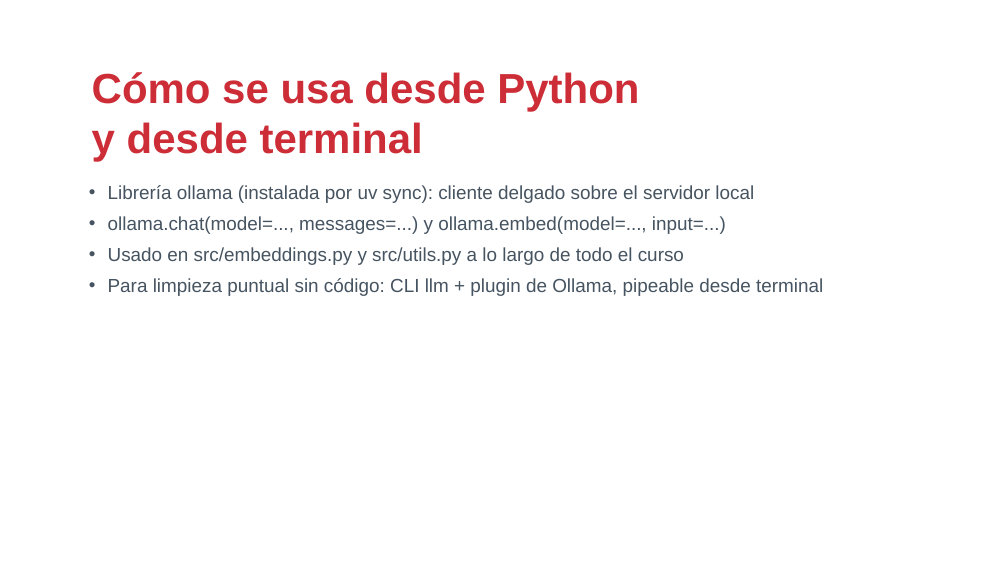
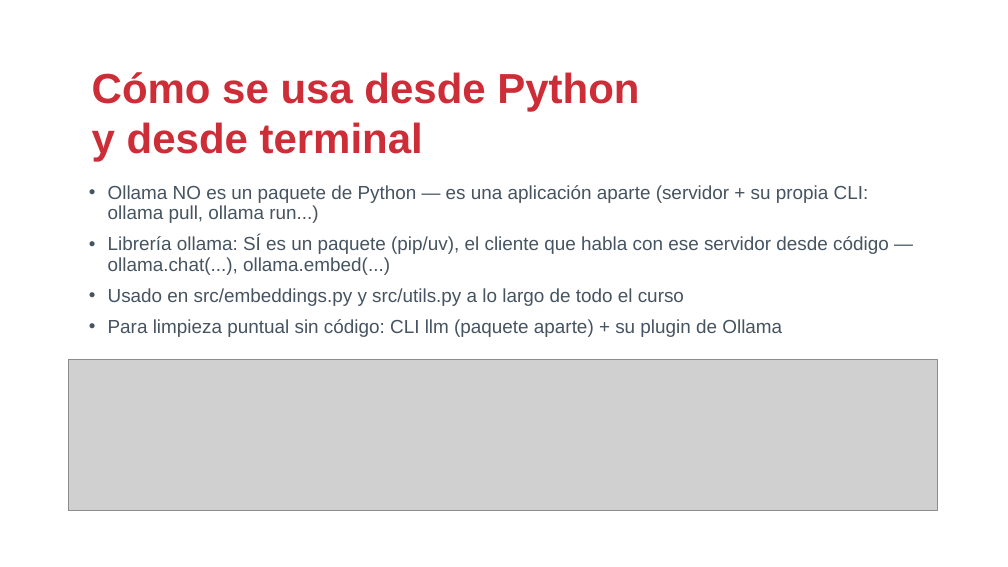
Before and after one commit to drj3ky11/FearOfTheDark, a slide deck: slide 11 of bloque3_setup/csbc26_b3_setup.pptx (slide 8 before the commit). Drawn at 1008x567 pixels with LibreOffice and Linux fonts; fonts in the diff are those of the drawing; grey boxes stand for pictures; background and template pictures are left out. Boxes give left, top, right and bottom in pixels: in the first picture for what was removed or moved away, otherwise in the second. Text is boxed around its words. In the diff, an @@ line names an element or a change of style, - is before the commit and + after.

Commit message:
docs(bloque3): corregir fondo de sección, chromadb, terminología Ollama y rellenar huecos visuales
- Repara el fondo de la diapositiva de sección 1 (se había roto en una
  edición manual, quedaba lavado/ilegible).
- Acorta el título de "Nuestros dos modelos" para que no envuelva a dos
  líneas y choque con las columnas.
- Aclara la confusión sobre Ollama: el servidor/CLI de Ollama NO es un
  paquete de Python (se instala aparte); la librería `ollama` y el CLI
  `llm` sí son paquetes pip/uv distintos.
- Elimina `chromadb` de la tabla de librerías (ya no se usa en el curso).
- Elimina la diapositiva de demo/smoke-test (el notebook de verificación
  es opcional y no hace falta mencionarlo en la presentación).
- Añade diagramas de apoyo (modelos embedding vs. generativo, y las 3
  formas de hablar con Ollama) para las diapositivas que quedaban con
  mucho espacio en blanco.

```diff
--- a/bloque3_setup/csbc26_b3_setup.pptx
+++ b/bloque3_setup/csbc26_b3_setup.pptx
@@ text at (108,185,889,275): text changed @@
-• Librería ollama (instalada por uv sync): cliente delgado sobre el servidor local
-• ollama.chat(model=..., messages=...) y ollama.embed(model=..., input=...)
+• Ollama NO es un paquete de Python — es una aplicación aparte (servidor + su propia CLI: ollama pull, ollama run...)
+• Librería ollama: SÍ es un paquete (pip/uv), el cliente que habla con ese servidor desde código — ollama.chat(...), ollama.embed(...)
@@ text at (108,319,782,337): text changed @@
-• Para limpieza puntual sin código: CLI llm + plugin de Ollama, pipeable desde terminal
+• Para limpieza puntual sin código: CLI llm (paquete aparte) + su plugin de Ollama
@@ picture added at (68,359,938,510) @@
```
Also in this commit, not shown: 8 other slides changed, 12 slides added, 2 slides removed, 5 other files.
